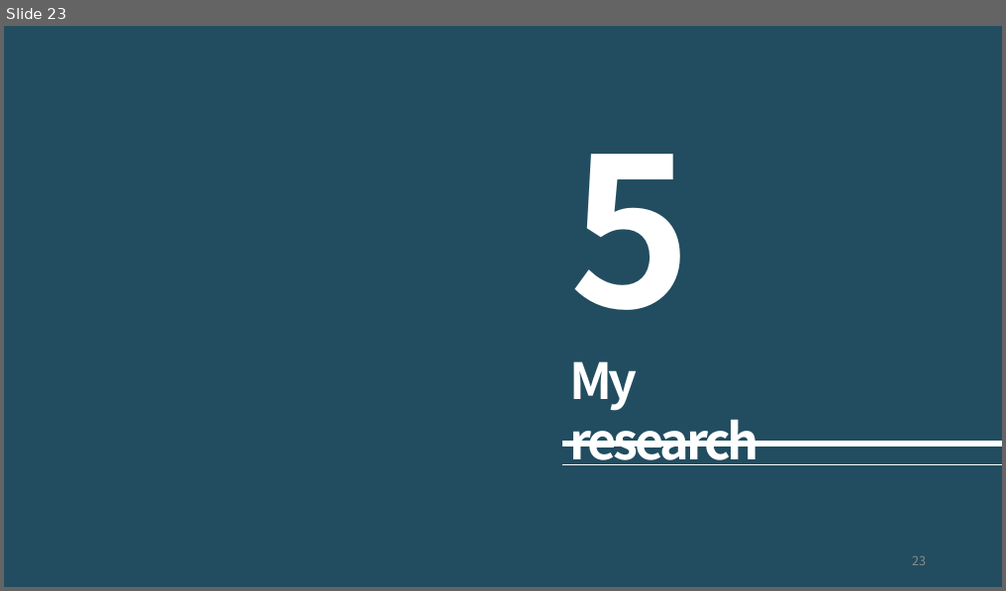
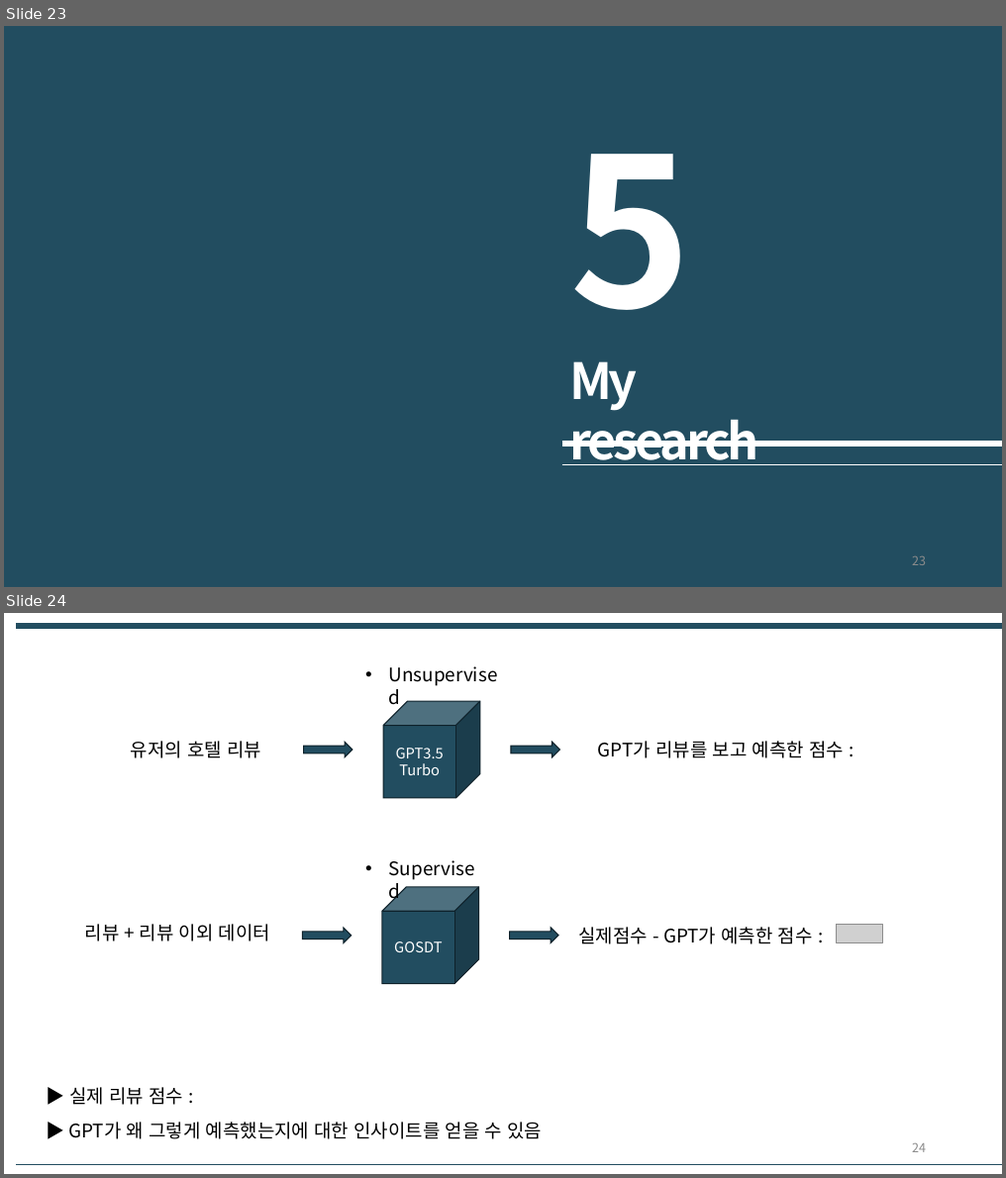
Before and after one commit to mosePark/TIL, a slide deck: lab-seminar/LIME/4월 9일 랩세미나 발표 자료.pptx. Shown one above the other, each under a label of ours: slide 23 before the commit, slides 23 and 24 after it. The pictures are 1006x591 and 1006x1178 pixels, drawn with LibreOffice and Linux fonts; fonts in the diff are those of the drawing; grey boxes stand for pictures; background and template pictures are left out. Boxes give left, top, right and bottom in pixels: in the first picture for what was removed or moved away, otherwise in the second. Text is boxed around its words. In the diff, an @@ line names an element or a change of style, - is before the commit and + after.

```diff
--- a/lab-seminar/LIME/4월 9일 랩세미나 발표 자료.pptx
+++ b/lab-seminar/LIME/4월 9일 랩세미나 발표 자료.pptx
@@ slide 24 added at [4, 613, 1002, 1174], background #FFFFFF @@
@@ line added from (16, 627) to (1002, 627), #224D60 6 pt @@
@@ text added at [358, 660, 513, 689], 18 pt, text #000000 @@
+• Unsupervised
@@ group added at [131, 701, 844, 798]: 2 texts, 2 right arrows, 1 cube @@
+GPT3.5
+Turbo
+유저의 호텔 리뷰
+GPT가 리뷰를 보고 예측한 점수 :
@@ text added at [358, 854, 491, 883], 18 pt, text #000000 @@
+• Supervised
@@ group added at [85, 887, 882, 983]: 2 texts, 2 right arrows, 1 cube, 1 picture @@
+리뷰 + 리뷰 이외 데이터
+GOSDT
+실제점수 - GPT가 예측한 점수 :
@@ text added at [69, 1087, 183, 1105], 18 pt, text #000000 @@
+▶ 실제 리뷰 점수 :
@@ text added at [68, 1122, 543, 1140], 18 pt, text #000000 @@
+▶ GPT가 왜 그렇게 예측했는지에 대한 인사이트를 얻을 수 있음
@@ page number added at [912, 1144, 926, 1153], 12 pt, text #8C8C8C @@
+24
@@ line added from (16, 1164) to (1002, 1164), #224D60 0.25 pt @@
```
Also in this commit, not shown: 1 slide changed, 5 other slides added, 1 slide removed, 1 other file.
